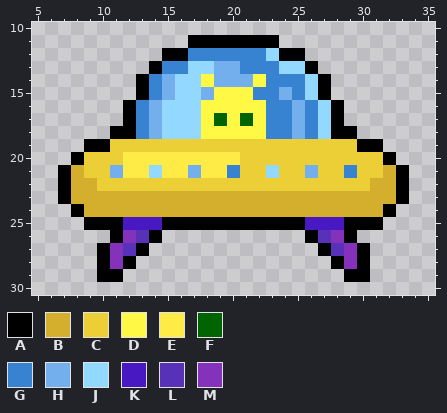
Pixel-art sprite: assets/images/BetaStriker.png. The picture above was drawn from the file before the commit.
The file is 320x320 pixels, drawn in blocks of 8x8; one block is one cell here. Shown: x 5..35, y 10..30.
Palette (. is transparent): A #000000  B #d4ae2d  C #eccf37  D #fff844  E #ffeb45  F #006400  G #3882d2  H #73aeed  J #92d8ff  K #4818c2  L #5732b9  M #8431bb
Pixels before, first column x 7:
11 ..........AAAAAAA..........
12 ........AAGGGGGGJAA........
13 .......AGGJJHHGGGJJA.......
14 ......AGHJJDHHHDGGGJA......
15 ......AGHJJHDDDGGHGJA......
16 .....AGHJJJDDDDDGGHGJA.....
17 .....AGHJJJDFDFDGGHGJA.....
18 ....AAGHJJJDDDDDGGHGJAA....
19 ..AACCCCCCCCCCCCCCCCCCCAA..
20 .ACCCEEEEEEEEECCCCCCCCCCCA.
21 ABCCHEEJEEHEEGCCJCCHCCGCCBA
22 ABBCCCCCCCCCCCCCCCCCCCCCBBA
23 ABBBBBBBBBBBBBBBBBBBBBBBBBA
24 .ABBBBBBBBBBBBBBBBBBBBBBBA.
25 ..AAAKKKAAAAAAAAAAAKKKAAA..
26 ....AMLA...........ALMA....
27 ...AMLA.............ALMA...
28 ...AMA...............AMA...
29 ...AA.................AA...
Once edited:
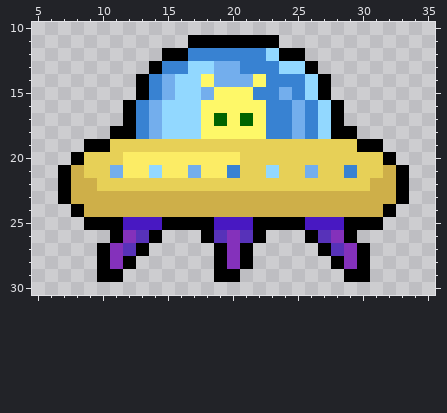
Difference:
colour B: #d4ae2d -> #ceaf49
colour C: #eccf37 -> #e7d057
colour D: #fff844 -> #fef868
colour E: #ffeb45 -> #fcec65
Changed rows in their new state; - is a pixel that keeps its letter.
first column x 18:
25 -KKK-
26 ALMLA
27 -AMA-
28 -AMA-
29 -AA--
Pixel boxes of the changes (left, top, right, bottom) in both pictures:
changed: (71, 74, 396, 282)
